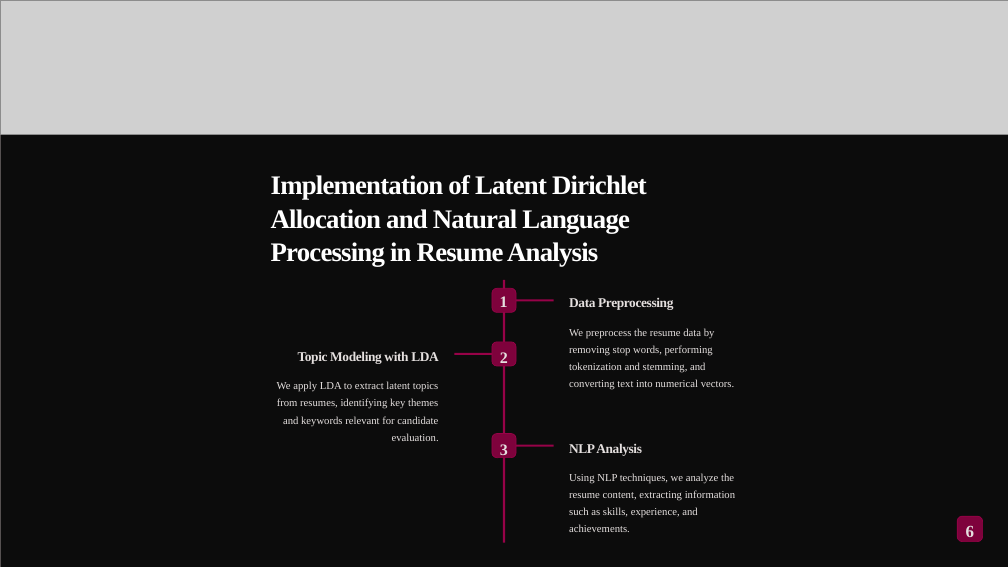
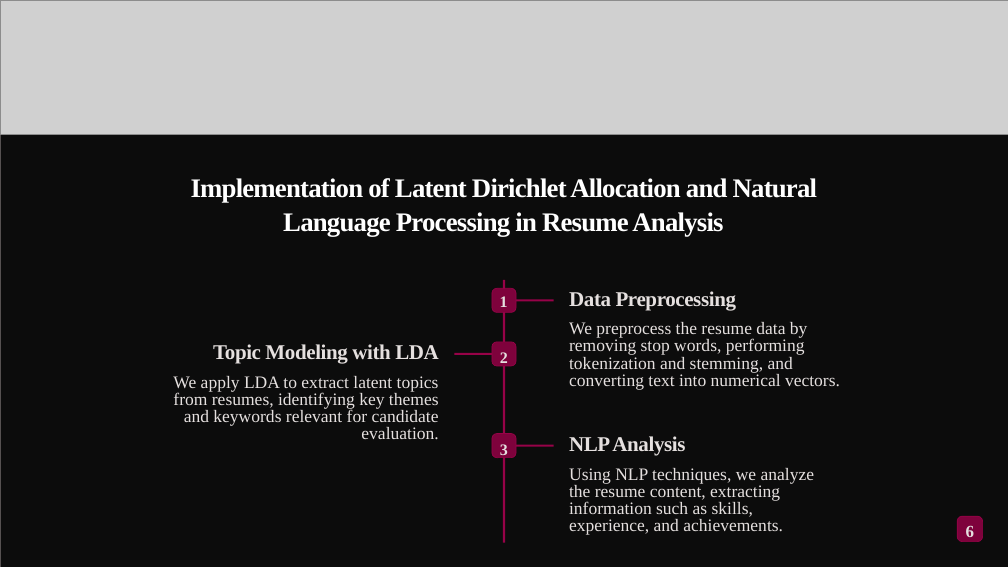
Before and after one commit to Madhav0411/MajorProject, a slide deck: slide 6 of Final Documents/Batch - 4 Week - 1 Review.pptx. Drawn at 1008x567 pixels with LibreOffice and Linux fonts; fonts in the diff are those of the drawing; grey boxes stand for pictures; background and template pictures are left out; a plain dark background stands for a picture behind light text. Boxes give left, top, right and bottom in pixels: in the first picture for what was removed or moved away, otherwise in the second. Text is boxed around its words. In the diff, an @@ line names an element or a change of style, - is before the commit and + after.

```diff
--- a/Final Documents/Batch - 4 Week - 1 Review.pptx
+++ b/Final Documents/Batch - 4 Week - 1 Review.pptx
@@ text "Implementation of Latent Dirichlet Allocation ...": place and size @@
-text "Implementation of Latent Dirichlet Allocation ..." at [271, 175, 647, 267]
+text "Implementation of Latent Dirichlet Allocation ..." at [191, 178, 818, 236]
@@ text "Implementation of Latent Dirichlet Allocation ..." at [191, 178, 818, 236]: alignment left to centre @@
@@ size 12.2 to 20 pt in 3 elements at [569, 468, 814, 535], [173, 376, 439, 440], [569, 322, 840, 390] @@
@@ text "We apply LDA to extract ...": place and size @@
-text "We apply LDA to extract ..." at [277, 381, 439, 441]
+text "We apply LDA to extract ..." at [173, 376, 439, 440]
@@ size 15.3 to 24 pt in 3 elements at [569, 291, 736, 311], [213, 344, 439, 364], [569, 436, 685, 456] @@
```
Also in this commit, not shown: 8 other slides changed.
